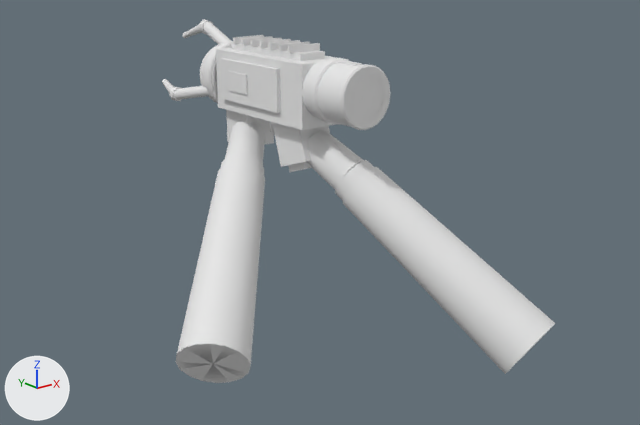
What one commit did to the glTF model models/tools/fp_gravity_gun.glb.
Before and after are seen from a camera (50 mm lens) standing at (-0.983, -1.364, 0.48) and looking at (0.058, -0.063, -0.04). The lights are fixed; the arrows at lower left show +X, +Y and +Z. The first picture is the older version. Vertices at exactly the same position are counted once.

In view in the first picture: 'fp_gravity_gun'.
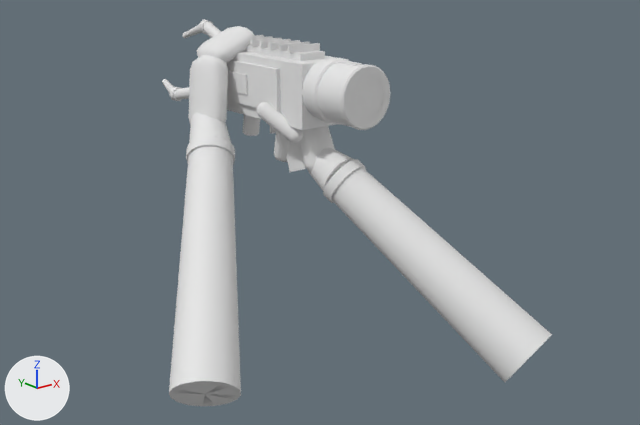
What differs and where, as boxes [x1, y1, x2, y2] in the pictures (640 x 425 px):
'fp_gravity_gun', reshaped: before [162, 19, 555, 383]; after [162, 19, 552, 406]
part 1 of me_part, rebuilt: before [307, 130, 555, 374]; after [309, 147, 552, 382]
part 2 of me_part, rebuilt (20% narrower, 12% taller): before [175, 121, 265, 383]; after [169, 112, 241, 406]
part 3 of me_part, rebuilt (36% narrower): before [272, 122, 330, 167]; after [298, 126, 335, 172]
part 4 of me_part, added: after [274, 131, 290, 162]
part 5 of me_part, added: after [188, 55, 228, 125]
part 6 of me_part, added: after [197, 26, 256, 64]
part 7 of me_part, added: after [257, 102, 303, 143]
part 8 of me_part, deleted: before [226, 110, 274, 144]

Edits to the bpy script that builds the scene:
```text
Add mat_palm:
    mat_palm = principled_material('Palm')
    mat_palm.base_color = (0.8, 0.8, 0.8)  # white #e7e7e7
    mat_palm.roughness = 0.6
Add mat_suitmetal:
    mat_suitmetal = principled_material('SuitMetal')
    mat_suitmetal.base_color = (0.8, 0.8, 0.8)  # white #e7e7e7
    mat_suitmetal.roughness = 0.6
Change me_part:
    used by ob_fp_gravity_gun; location = (0.0, 0.0, 0.0)
    remove me_part.from_pydata(...)  # 1410 vertices, 2436 faces; spans x -0.308..0.308, y -0.489..0.489, z -0.298..0.298
    add me_part.from_pydata(...)  # 1834 vertices, 3276 faces; spans x -0.339..0.339, y -0.491..0.491, z -0.32..0.32
    me_part part 1: the loose piece of 96 vertices spanning x 0.068..0.308, y -0.489..0.035, z -0.298..0.108 is rebuilt with 135 vertices and now spans x 0.065..0.294, y -0.491..0.007, z -0.31..0.077
    me_part part 2: the loose piece of 96 vertices spanning x -0.308..0.102, y -0.204..0.23, z -0.29..0.104 is rebuilt with 135 vertices and now spans x -0.339..0.005, y -0.222..0.231, z -0.32..0.143
    me_part part 3: the loose piece of 8 vertices spanning x 0.061..0.135, y -0.015..0.102, z 0.026..0.153 is rebuilt with 74 vertices and now spans x 0.059..0.145, y -0.035..0.048, z 0.02..0.147
    me_part part 4: a new loose piece of 74 vertices spanning x 0.048..0.131, y 0.042..0.099, z 0.031..0.131
    me_part part 5: a new loose piece of 74 vertices spanning x -0.06..0.027, y 0.153..0.281, z 0.081..0.246
    me_part part 6: a new loose piece of 74 vertices spanning x -0.017..0.1, y 0.178..0.285, z 0.218..0.297
    me_part part 7: a new loose piece of 50 vertices spanning x 0.002..0.063, y -0.014..0.078, z 0.089..0.166
    me_part part 8: the loose piece of 8 vertices spanning x 0.053..0.123, y 0.179..0.257, z 0.047..0.135 is deleted
    other edits to the shape of me_part do not show in these pictures
    add me_part.materials.append(mat_palm)  # white #e7e7e7
    add me_part.materials.append(mat_suitmetal)  # white #e7e7e7
```
